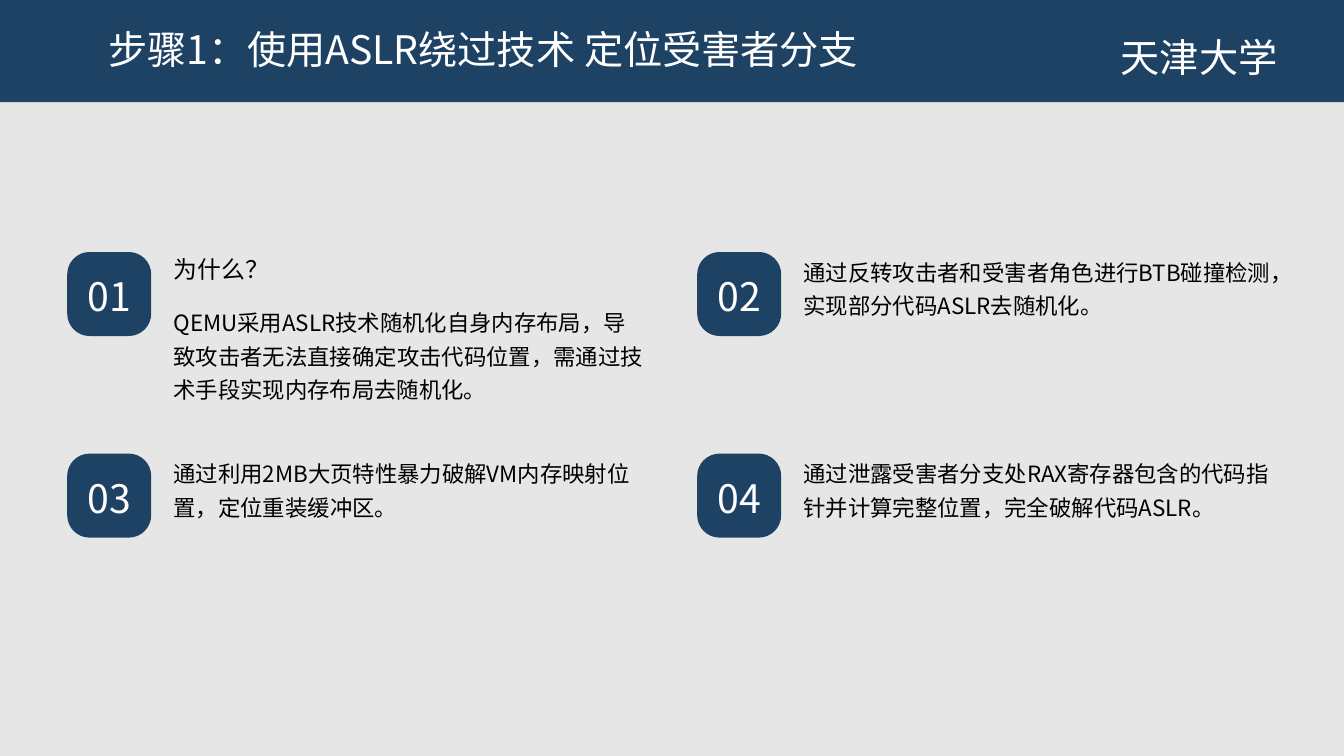
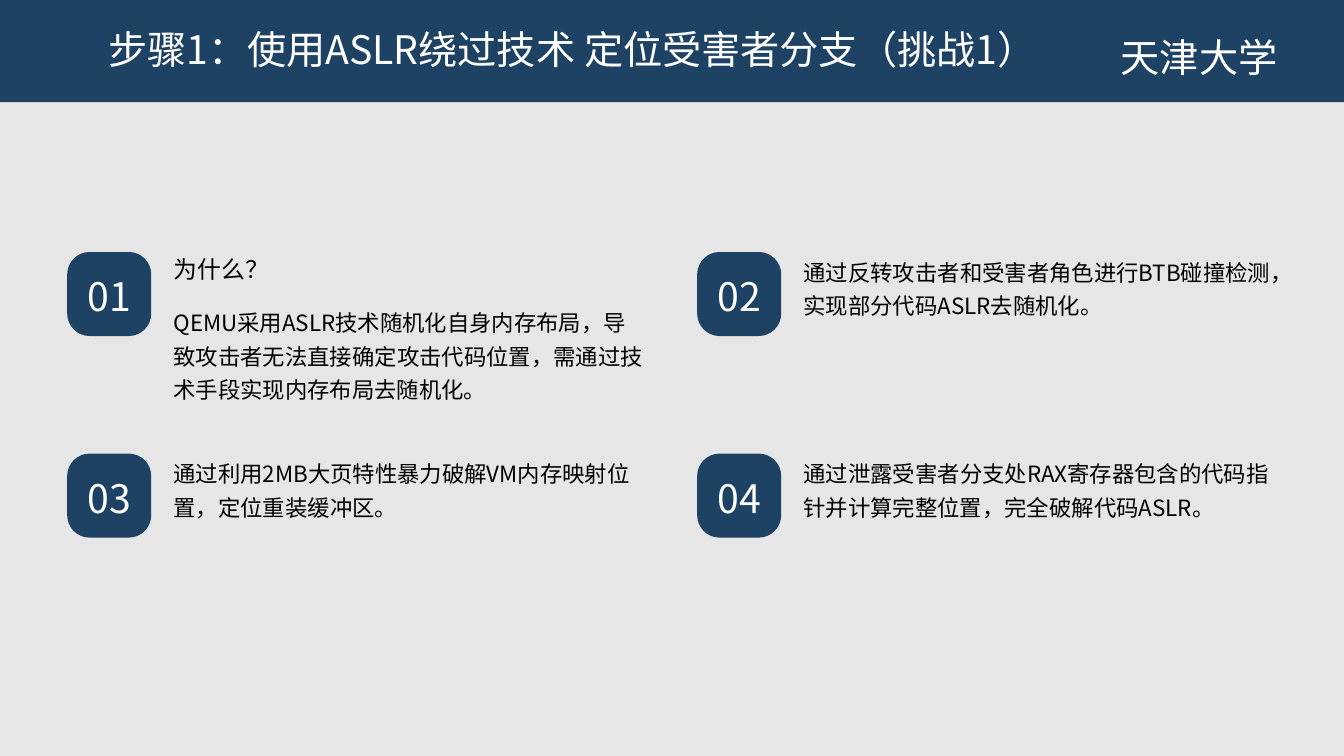
Before and after one commit to JHM2004/amd-microarch-side-channel-testbed, a slide deck: slide 14 of 第1次组会-原理学习-2026-01-07/第一次组会.pptx. Drawn at 1344x756 pixels with LibreOffice and Linux fonts; fonts in the diff are those of the drawing; background and template pictures are left out. Boxes give left, top, right and bottom in pixels: in the first picture for what was removed or moved away, otherwise in the second. Text is boxed around its words. In the diff, an @@ line names an element or a change of style, - is before the commit and + after.

```diff
--- a/第1次组会-原理学习-2026-01-07/第一次组会.pptx
+++ b/第1次组会-原理学习-2026-01-07/第一次组会.pptx
@@ title at <box>108,30,1036,68</box>: text changed @@
-步骤1：使用ASLR绕过技术 定位受害者分支
+步骤1：使用ASLR绕过技术 定位受害者分支（挑战1）
```
Also in this commit, not shown: 10 other slides changed, 1 slide added, 1 slide removed.
